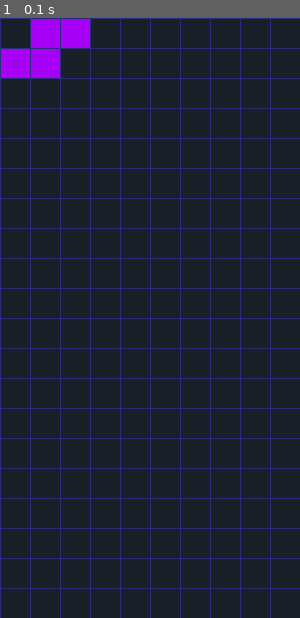
Above: before the commit, frame 1.
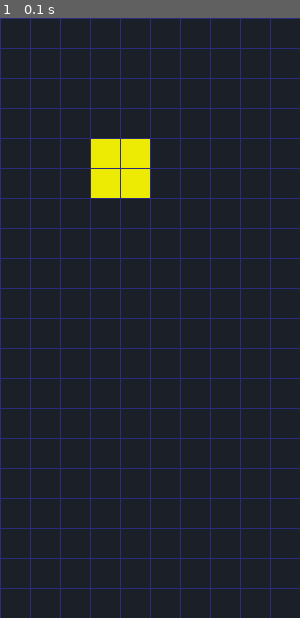
Above: after the commit, the same moment.

Repository: ChechiDev/Pygame-Tetris
Game: pygame game, started from main.py
The game is run twice, just before and just after one commit, with the same random seed, the same clock (stepped at 60 frames per second) and the same inputs.
Inputs:
- Up to frame 1 (0.1 s): no input

The runs differ from the first frame. In frame 1, 3.7% of the frame differs, in the area x 0-50%, y 0-30%.

Commit message:
UPDT: movement piece by grid position added

Diff:
--- a/block.py
+++ b/block.py
@@ -2,18 +2,44 @@
 
 import pygame
 from colors import Colors
+from position import Position
 
 class Block:
     def __init__(self, id):
         self._id = id
         self._cells = {}
         self._cell_size = 30
+        self._row_offset = 0
+        self._col_offset = 0
         self._rotation = 0
         self._colors = Colors.get_cell_colors()
 
+
+    def move(self, rows, cols):
+        """ Move the block by a given number of rows and columns """
+
+        self._row_offset += rows
+        self._col_offset += cols
+
+
+    def get_cell_position(self):
+        """ Get the current cell positions for the block's rotation """
+        slot = self._cells[self._rotation]
+        moved_pos = []
+
+        for pos in slot:
+            pos = Position(
+                pos._row + self._row_offset,
+                pos._col + self._col_offset
+                )
+            moved_pos.append(pos)
+
+        return moved_pos
+
+
     # Metodo que se encargará de dibujar los blocks de las subclase:
     def draw(self, screen):
-        slots = self._cells[self._rotation]
+        slots = self.get_cell_position()
 
         # Generamos el cuadrado de la celda
         for slot in slots:
--- a/grid.py
+++ b/grid.py
@@ -28,6 +28,7 @@
 
 
     def draw(self, screen): # Dibujamos el rectangulo de 'RECT'
+        """ Draws the grid cells as rectangles on the given screen surface """
 
         for r in range(self._row):
             for c in range(self._col):
--- a/main.py
+++ b/main.py
@@ -11,7 +11,7 @@
 pygame.init()
 
 # Game colors:
-screen_color = (44, 44, 127) # Black, dark-blue = (44, 44, 127)
+screen_color = (44, 44, 127) # Black, dark-blue = (44, 44, 127), dark-grey (26, 31, 40)
 
 # Configuramos el tamaño de la ventana del juego
 screen = pygame.display.set_mode((300, 600))
@@ -22,12 +22,14 @@
 # Creamos un reloj para controlar la velocidad del juego (FPS)
 clock = pygame.time.Clock()
 
+# Testing:
 # Creamos instancia a Grid:
 gg = Grid()
 gg.print_grid()
 
 # Creamos el obj Blocks, para probar si se dibujan:
-block = SBlock()
+block = OBlock()
+block.move(4,3) # Movemos el block a otra posicion
 # block = ZBlock()
 
 
